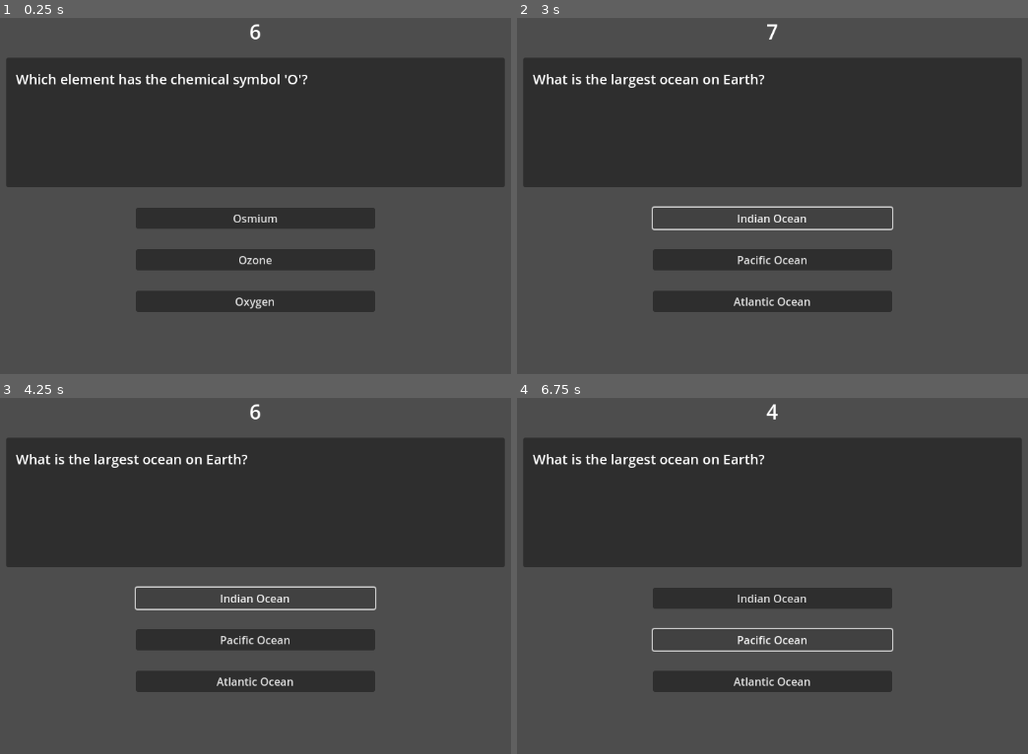
Above: before the commit, frames 1-4 (two rows, left to right).
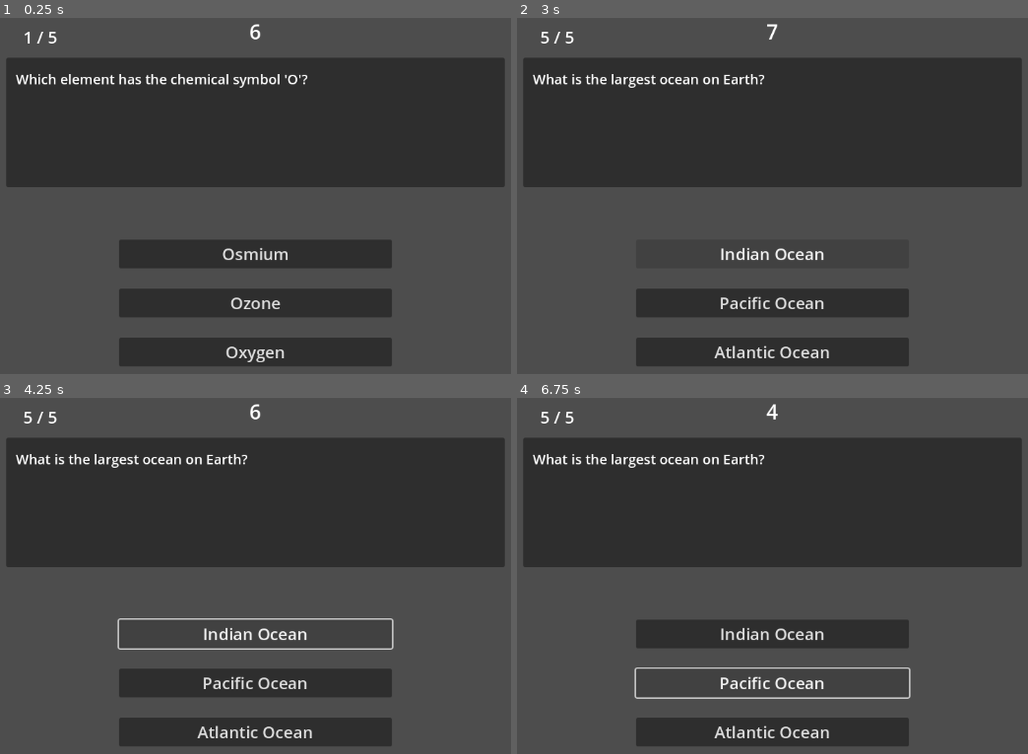
Above: after the commit, the same moments.

Repository: Ellisia-Chan/Quiz-Game-Prototype
Game: Godot game, scene res://Scene/Game Scenes/main.tscn
Two runs of this game, one before a commit and one after it. Both use one fixed random seed, a clock stepped at 60 frames per second and the inputs below.
Inputs:
- Up to frame 1 (0.25 s): no input
- Up to frame 2 (3 s): click "Osmium" at 0.5 s; click "Van Gogh" at 1.25 s; click "H2O" at 2 s; click "Jupiter" at 2.75 s
- Up to frame 3 (4.25 s): click "Indian Ocean" at 3.5 s
- Up to frame 4 (6.75 s): click "Pacific Ocean" at 4.25 s; click "Atlantic Ocean" at 5 s; click "Indian Ocean" at 5.75 s; click "Pacific Ocean" at 6.5 s

The runs differ from the first frame. In frame 1, 10% of the frame differs, in the area x 4-77%, y 3-98%; in frame 2, 7.2%; in frame 3, 7.7%; in frame 4, 10%.

Commit message:
minor changes

Diff:
--- a/Scene/Object Scenes/quiz_ui.tscn
+++ b/Scene/Object Scenes/quiz_ui.tscn
@@ -4,7 +4,7 @@
 
 [node name="QuizUI" type="Node"]
 
-[node name="QuizUI" type="Control" parent="." node_paths=PackedStringArray("question_label", "timer_label", "button_1", "button_2", "button_3")]
+[node name="QuizUI" type="Control" parent="." node_paths=PackedStringArray("question_label", "timer_label", "question_number_label", "button_group")]
 layout_mode = 3
 anchors_preset = 15
 anchor_right = 1.0
@@ -14,9 +14,8 @@
 script = ExtResource("1_mn5nq")
 question_label = NodePath("Panel/QuestionLabel")
 timer_label = NodePath("Panel/TimerLabel")
-button_1 = NodePath("MarginContainer/VBoxContainer/Button1")
-button_2 = NodePath("MarginContainer/VBoxContainer/Button2")
-button_3 = NodePath("MarginContainer/VBoxContainer/Button3")
+question_number_label = NodePath("Panel/QuestionNumberLabel")
+button_group = [NodePath("MarginContainer/VBoxContainer/Button1"), NodePath("MarginContainer/VBoxContainer/Button2"), NodePath("MarginContainer/VBoxContainer/Button3")]
 
 [node name="Panel" type="Panel" parent="QuizUI"]
 layout_mode = 1
@@ -60,6 +59,17 @@
 horizontal_alignment = 1
 vertical_alignment = 1
 
+[node name="QuestionNumberLabel" type="Label" parent="QuizUI/Panel"]
+layout_mode = 1
+offset_top = -50.0
+offset_right = 100.0
+offset_bottom = -10.0
+theme_override_constants/line_spacing = 100
+theme_override_font_sizes/font_size = 24
+text = "1 / 1"
+horizontal_alignment = 1
+vertical_alignment = 1
+
 [node name="MarginContainer" type="MarginContainer" parent="QuizUI"]
 layout_mode = 1
 anchors_preset = 8
@@ -67,10 +77,10 @@
 anchor_top = 0.5
 anchor_right = 0.5
 anchor_bottom = 0.5
-offset_left = -175.0
-offset_top = -24.0
-offset_right = 175.0
-offset_bottom = 129.0
+offset_left = -200.0
+offset_top = 16.0
+offset_right = 200.0
+offset_bottom = 216.0
 grow_horizontal = 2
 grow_vertical = 2
 
@@ -82,15 +92,18 @@
 
 [node name="Button1" type="Button" parent="QuizUI/MarginContainer/VBoxContainer"]
 layout_mode = 2
+theme_override_font_sizes/font_size = 24
 text = "Button 1
 "
 
 [node name="Button2" type="Button" parent="QuizUI/MarginContainer/VBoxContainer"]
 layout_mode = 2
+theme_override_font_sizes/font_size = 24
 text = "Button 2"
 
 [node name="Button3" type="Button" parent="QuizUI/MarginContainer/VBoxContainer"]
 layout_mode = 2
+theme_override_font_sizes/font_size = 24
 text = "Button 3"
 
 [node name="Timer" type="Timer" parent="QuizUI"]
--- a/Scripts/quiz_ui.gd
+++ b/Scripts/quiz_ui.gd
@@ -1,4 +1,11 @@
 extends Node
+
+@export var question_label: Label
+@export var timer_label: Label
+@export var question_number_label: Label
+@export var button_group: Array[Button] = []
+
+@onready var timer: Timer = $Timer
 
 var question = []
 var current_question_index: int = 0
@@ -6,21 +13,12 @@
 var correct_answer_index: int = 0
 var max_question: int = 5
 
-@export var question_label: Label
-@export var timer_label: Label
-@export var button_1: Button
-@export var button_2: Button
-@export var button_3: Button
-
-@onready var timer: Timer = $Timer
-
 func _ready():
 	load_questions()
 	show_question(current_question_index)
 
-	button_1.connect("pressed", Callable(self, "_on_choice_pressed").bind(0))
-	button_2.connect("pressed", Callable(self, "_on_choice_pressed").bind(1))
-	button_3.connect("pressed", Callable(self, "_on_choice_pressed").bind(2))
+	for button in button_group:
+		button.connect("pressed", Callable(self, "_on_choice_pressed").bind(button_group.find(button)))
 
 # Load the questions from the JSON file
 # This function reads the JSON file, parses the content and stores it in the question array
@@ -47,6 +45,8 @@
 	question_label.text = question_data["question"]
 	timer_value = question_data["time"]
 	correct_answer_index = question_data["answer"]
+
+	question_number_label.text = str(current_question_index + 1) + " / " + str(max_question)
 	update_timer_display()
 
 	var choices = question_data["choices"].duplicate()
@@ -55,9 +55,14 @@
 
 	correct_answer_index = choices.find(correct_answer)
 
-	button_1.text = choices[0]
-	button_2.text = choices[1]
-	button_3.text = choices[2]
+	# This loop assigns the choices to the buttons and removes focus from any of them
+	var i: int = 0
+	for button in button_group:
+		if button.has_focus():
+			button.release_focus()
+
+		button.text = choices[i]
+		i += 1
 
 	timer.start(1)
 
@@ -79,7 +84,6 @@
 
 func _on_timer_timeout() -> void:
 	timer_value -= 1
-
 	update_timer_display()
 
 	if timer_value <= 0:
@@ -90,6 +94,7 @@
 	if timer_value >= 0:
 		timer_label.text = str(timer_value)
 
+
 func show_feedback(is_correct: bool) -> void:
 	if is_correct:
 		print("Correct!")
